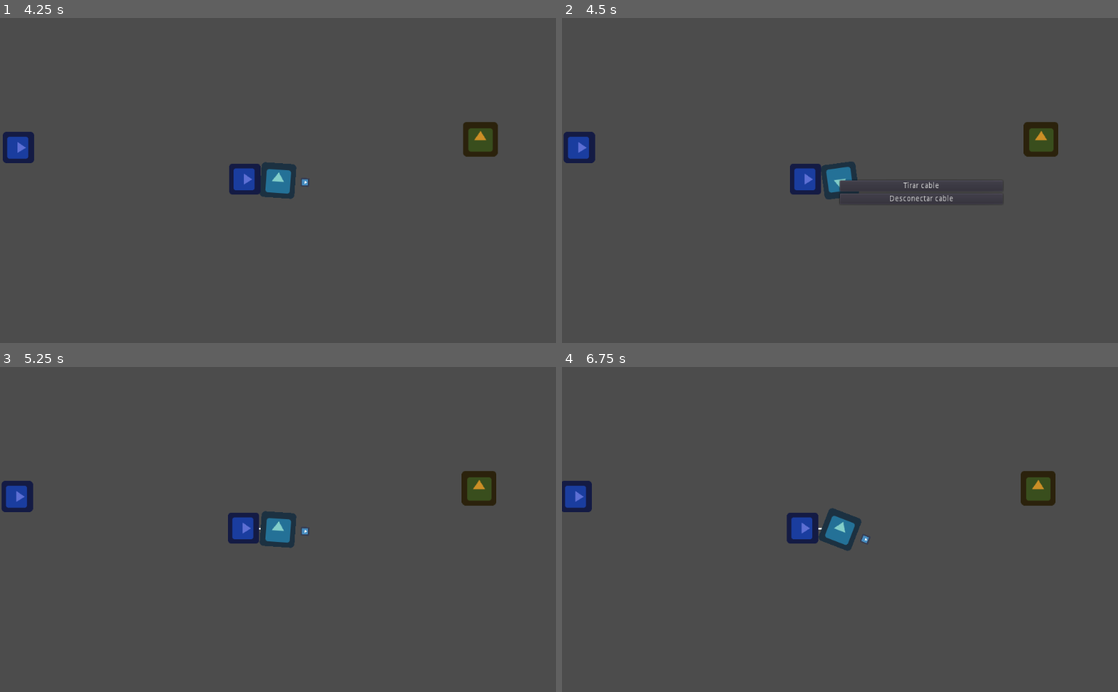
Above: before the commit, frames 1-4 (two rows, left to right).
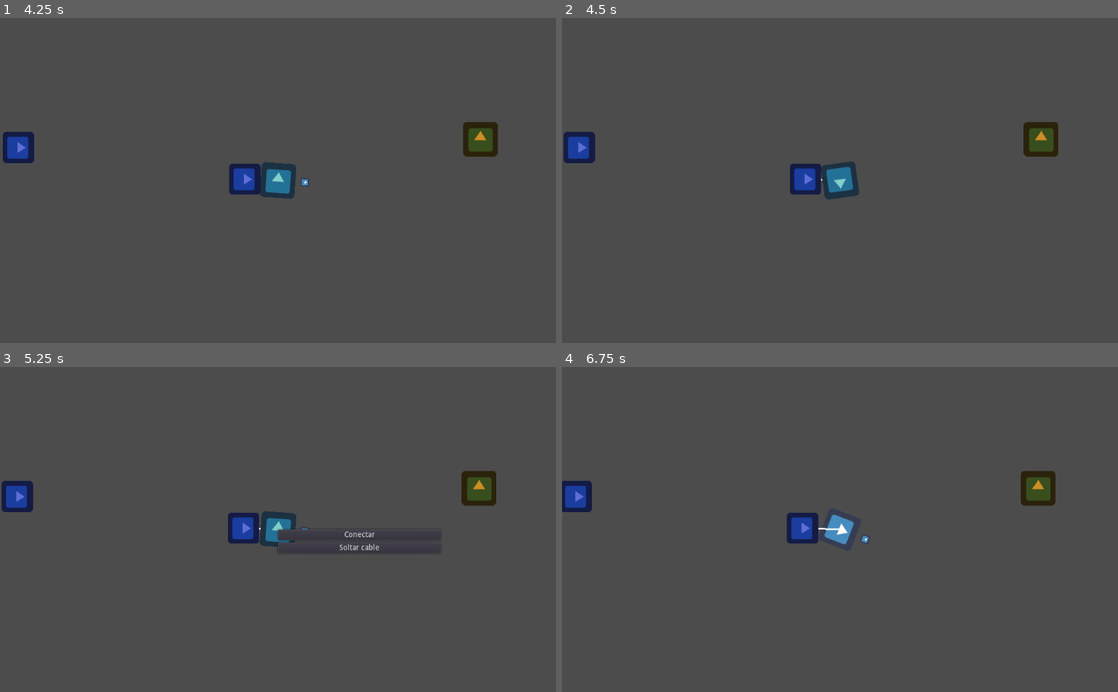
Above: after the commit, the same moments.

Repository: moisesjbc/spain-game-dev-jam-3
Game: Godot game, scene res://gameplay/main/main.tscn
Same seed, same stepped clock (60 frames per second), same inputs: the game is played once before the commit and once after it. The engine's default icon, where the game draws it, is replaced by a stand-in: a white triangle on a blue panel in a dark square.
Inputs (mouse positions are in pixels of both pictures, inside the frame that each line leads up to):
- Up to frame 1 (4.25 s): tap Enter at 0.5 s; move the mouse to (250, 245) at 0.52 s; hold Up (ui_up) 0.53-2.03 s; click (250, 245) at 0.6 s; move the mouse to (444, 229) at 1.27 s; click (444, 229) at 1.35 s; move the mouse to (111, 131) at 2.02 s; hold Left (ui_left) 2.03-3.5 s; click (111, 131) at 2.1 s; tap Space at 2.75 s; move the mouse to (305, 180) at 2.77 s; click (305, 180) at 2.85 s; click "Conectar" at 3.5 s
- Up to frame 2 (4.5 s): click (812, 183) at 4.25 s, where only the run after the commit has a clickable "X"
- Up to frame 3 (5.25 s): click (361, 536) at 5 s, where only the run before the commit has a clickable "Tirar cable"
- Up to frame 4 (6.75 s): click (923, 549) at 5.75 s, where only the run after the commit has a clickable "Soltar cable"; click (923, 562) at 6.5 s, where only the run before the commit has a clickable "Desconectar cable"

Frame 1 is identical in both runs. In frame 2, 0.3% of the frame differs, in the area x 46-71%, y 49-57%; in frame 3, 0.3%; in frame 4, 0.6%, in the area x 46-54%, y 43-57%.

Commit message:
Mejora la interfaz para cortar cables

Diff:
--- a/godot-project/gameplay/connections/connections.gd
+++ b/godot-project/gameplay/connections/connections.gd
@@ -3,9 +3,13 @@
 var _connections = []
 var _generators = []
 var _consumers = []
+var player = null
+
 
 func add_connection(building_0, building_1):
-	_connections.append([building_0, building_1])
+	_connections.append([building_0, building_1, generate_intermediate_points(building_0, building_1)])
+
+	generate_intermediate_points(building_0, building_1)
 
 	if 'generators' in building_0.get_groups() and _generators.find(building_0) < 0:
 		_generators.append(building_0)
@@ -18,6 +22,37 @@
 		_consumers.append(building_1)
 
 	_compute_energy()
+
+
+func get_closest_point_and_distance(ref_position):
+	if len(_connections) == 0:
+		return null
+
+	var min_distance = _connections[0][2][0].distance_to(ref_position)
+	var closest_point = _connections[0][2][0]
+	var closest_connection = _connections[0]
+
+	for _connection in _connections:
+		for connection_point in _connection[2]:
+			var distance = connection_point.distance_to(ref_position)
+			if distance < min_distance:
+				min_distance = distance
+				closest_point = connection_point
+				closest_connection = _connection
+
+	return [closest_point, min_distance, closest_connection]
+
+
+func generate_intermediate_points(building_0, building_1):
+	var distance = building_0.global_position.distance_to(building_1.global_position)
+	var n_points = 5
+	var segment_size = (building_1.global_position - building_0.global_position) / n_points
+	var points = []
+
+	for i in range(1, n_points):
+		points.push_back(building_0.global_position + i * segment_size)
+
+	return points
 
 
 func get_connections_to(building):
@@ -114,3 +149,18 @@
 			consumers = consumers + [connection[0]] + _get_connected_consumers(connection[0], visited_consumers + [connection[0]])
 
 	return consumers
+
+
+func _on_closest_point_calculation_cooldown_timeout():
+	var point_and_distance = get_closest_point_and_distance(player.global_position)
+	if point_and_distance and point_and_distance[1] < 150:
+		$disconnect_button_position.global_position = point_and_distance[0]
+		$disconnect_button_position.visible = true
+	else:
+		$disconnect_button_position.visible = false
+
+
+func _on_disconnect_button_pressed():
+	var point_and_distance = get_closest_point_and_distance(player.global_position)
+	if point_and_distance:
+		disconnect_connection(point_and_distance[2])
--- a/godot-project/gameplay/connections/connections.tscn
+++ b/godot-project/gameplay/connections/connections.tscn
@@ -4,3 +4,19 @@
 
 [node name="connections" type="Node2D"]
 script = ExtResource( 1 )
+
+[node name="closest_point_calculation_cooldown" type="Timer" parent="."]
+wait_time = 0.2
+autostart = true
+
+[node name="disconnect_button_position" type="Position2D" parent="."]
+
+[node name="disconnect_button" type="Button" parent="disconnect_button_position"]
+margin_right = 20.0
+margin_bottom = 20.0
+text = "X"
+__meta__ = {
+"_edit_use_anchors_": false
+}
+[connection signal="timeout" from="closest_point_calculation_cooldown" to="." method="_on_closest_point_calculation_cooldown_timeout"]
+[connection signal="pressed" from="disconnect_button_position/disconnect_button" to="." method="_on_disconnect_button_pressed"]
--- a/godot-project/gameplay/player/player.gd
+++ b/godot-project/gameplay/player/player.gd
@@ -7,6 +7,10 @@
 export var hp = 3
 
 var close_interactuables = []
+
+
+func _ready():
+	get_parent().get_node('connections').player = self
 
 
 func _physics_process(delta):
--- a/godot-project/gameplay/player_actions/disconnect.gd
+++ /dev/null
@@ -1,21 +0,0 @@
-extends VBoxContainer
-
-
-var context: Types.Context = null
-var disconnect_action_scene = preload("res://gameplay/player_actions/disconnect_action.tscn")
-
-
-func get_applicable_actions(new_context: Types.Context):
-	context = new_context
-
-	var applicable_actions = []
-
-	if context.closest_interactuable:
-		for connection in context.connections.get_connections_to(context.closest_interactuable):
-			var disconnect_action = disconnect_action_scene.instance()
-			disconnect_action.init(context, connection)
-			add_child(disconnect_action)
-			applicable_actions.append(disconnect_action)
-			visible = true
-
-	return applicable_actions
--- a/godot-project/gameplay/player_actions/disconnect_action.gd
+++ /dev/null
@@ -1,22 +0,0 @@
-extends Button
-
-var context: Types.Context = null
-var connection
-
-func init(new_context, new_connection):
-	context = new_context
-	connection = new_connection
-	var _unused = connect('pressed', self, 'apply')
-
-
-func apply():
-	if context.player.get_node_or_null('cable_roll'):
-		var origin = connection[0]
-
-		if context.closest_interactuable == connection[0]:
-			origin = connection[1]
-
-		context.player.get_node('cable_roll').start_throwing(origin)
-		context.connections.disconnect_connection(connection)
-
-		context.player_actions.clear()
--- a/godot-project/gameplay/player_actions/disconnect_action.tscn
+++ /dev/null
@@ -1,12 +0,0 @@
-[gd_scene load_steps=2 format=2]
-
-[ext_resource path="res://gameplay/player_actions/disconnect_action.gd" type="Script" id=1]
-
-[node name="disconnect_action" type="Button"]
-margin_right = 12.0
-margin_bottom = 20.0
-text = "Desconectar cable"
-script = ExtResource( 1 )
-__meta__ = {
-"_edit_use_anchors_": false
-}
--- a/godot-project/gameplay/player_actions/player_actions.gd
+++ b/godot-project/gameplay/player_actions/player_actions.gd
@@ -25,7 +25,4 @@
 	for action in $control/container.get_children():
 		action.visible = false
 
-	for disconnect_action in $control/container/disconnect.get_children():
-		disconnect_action.visible = false
-
 	visible = false
--- a/godot-project/gameplay/player_actions/player_actions.tscn
+++ b/godot-project/gameplay/player_actions/player_actions.tscn
@@ -1,11 +1,10 @@
-[gd_scene load_steps=7 format=2]
+[gd_scene load_steps=6 format=2]
 
 [ext_resource path="res://gameplay/player_actions/player_actions.gd" type="Script" id=1]
 [ext_resource path="res://gameplay/player_actions/throw_cable.gd" type="Script" id=2]
 [ext_resource path="res://gameplay/player_actions/connect.gd" type="Script" id=3]
 [ext_resource path="res://gameplay/player_actions/leave_cable.gd" type="Script" id=4]
 [ext_resource path="res://gameplay/player_actions/pick_cable.gd" type="Script" id=5]
-[ext_resource path="res://gameplay/player_actions/disconnect.gd" type="Script" id=6]
 
 [node name="player_actions" type="Node2D"]
 script = ExtResource( 1 )
@@ -60,15 +59,6 @@
 margin_bottom = 92.0
 text = "Recoger cable"
 script = ExtResource( 5 )
-
-[node name="disconnect" type="VBoxContainer" parent="control/container"]
-margin_top = 96.0
-margin_right = 300.0
-margin_bottom = 96.0
-script = ExtResource( 6 )
-__meta__ = {
-"_edit_use_anchors_": false
-}
 [connection signal="pressed" from="control/container/throw_cable" to="control/container/throw_cable" method="_on_throw_cable_pressed"]
 [connection signal="pressed" from="control/container/connect" to="control/container/connect" method="_on_connect_pressed"]
 [connection signal="pressed" from="control/container/leave_cable" to="control/container/leave_cable" method="_on_leave_cable_pressed"]
